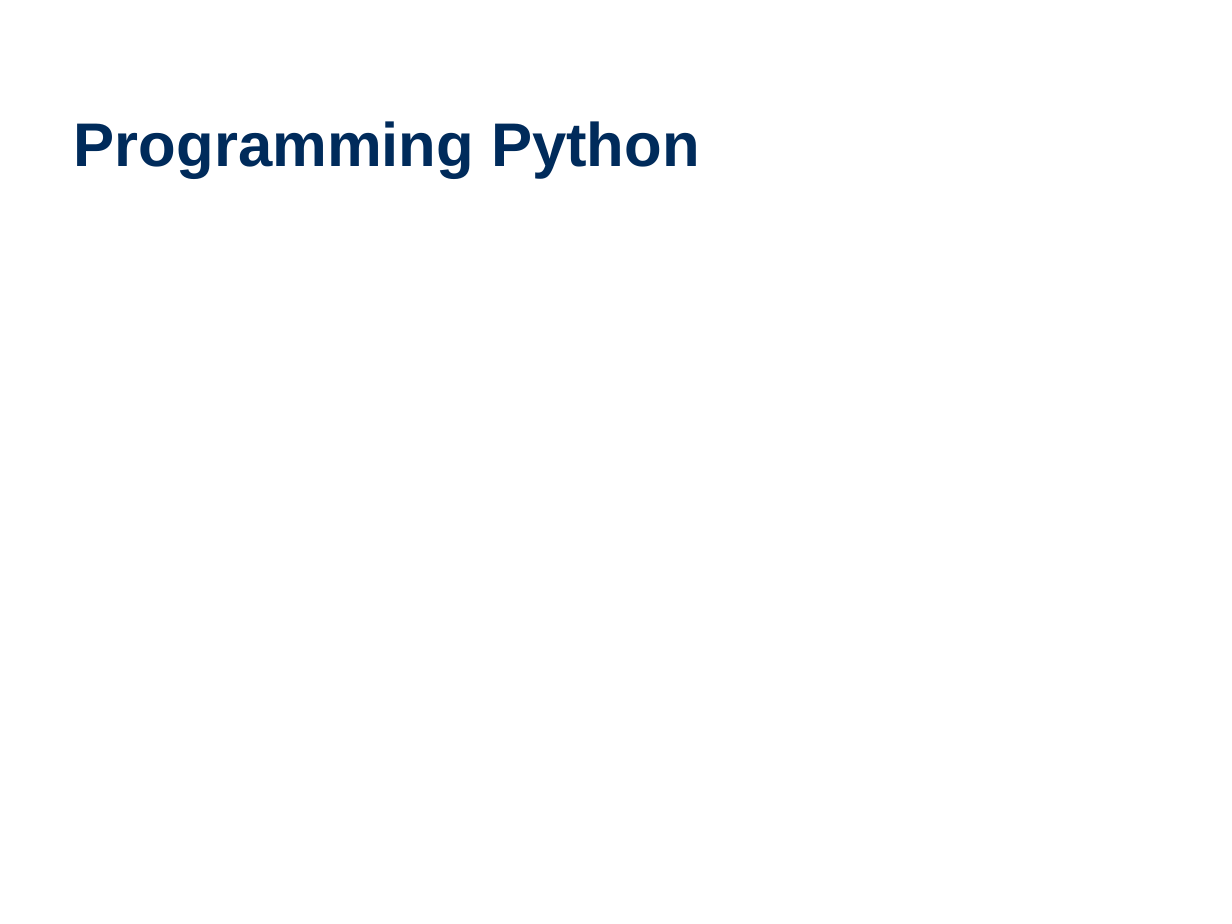
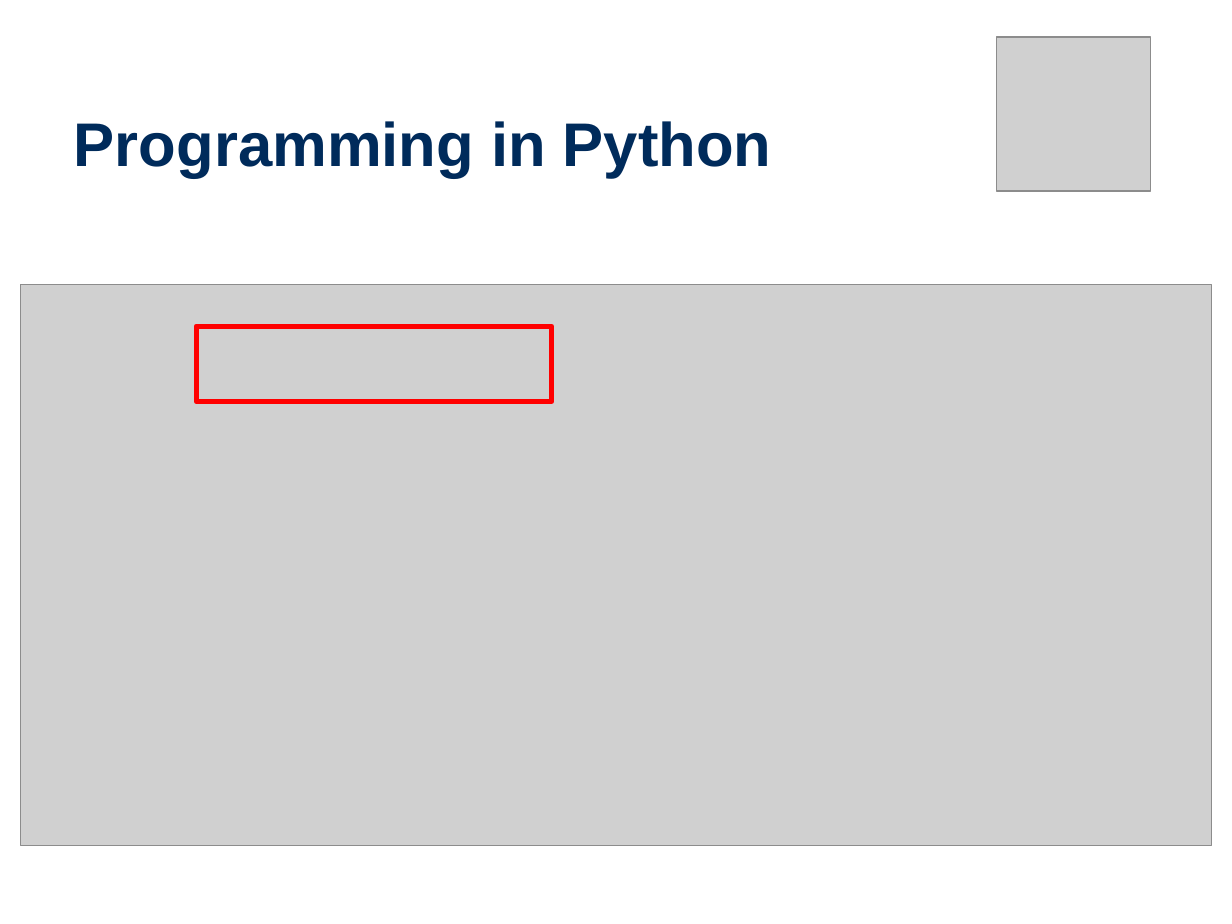
Before and after one commit to wtheisen/nd-cse-10124-lectures, a slide deck: slide 16 of Blank/Lecture_01_ Text_as_Data.pptx (slide 5 before the commit). Drawn at 1232x924 pixels with LibreOffice and Linux fonts; fonts in the diff are those of the drawing; grey boxes stand for pictures. Boxes give left, top, right and bottom in pixels: in the first picture for what was removed or moved away, otherwise in the second. Text is boxed around its words. In the diff, an @@ line names an element or a change of style, - is before the commit and + after.

Commit message:
Trying to have auto-slide-image-serving

```diff
--- a/Blank/Lecture_01_ Text_as_Data.pptx
+++ b/Blank/Lecture_01_ Text_as_Data.pptx
@@ picture added at [997, 37, 1151, 191] @@
@@ title at [74, 121, 772, 178]: text changed @@
-Programming Python
+Programming in Python
@@ picture added at [21, 285, 1212, 845] @@
@@ rectangle added at [196, 326, 552, 402], outline #FF0000 3 pt @@
```
Also in this commit, not shown: 3 other slides changed, 25 slides added, 3 slides removed, 3 other files.
